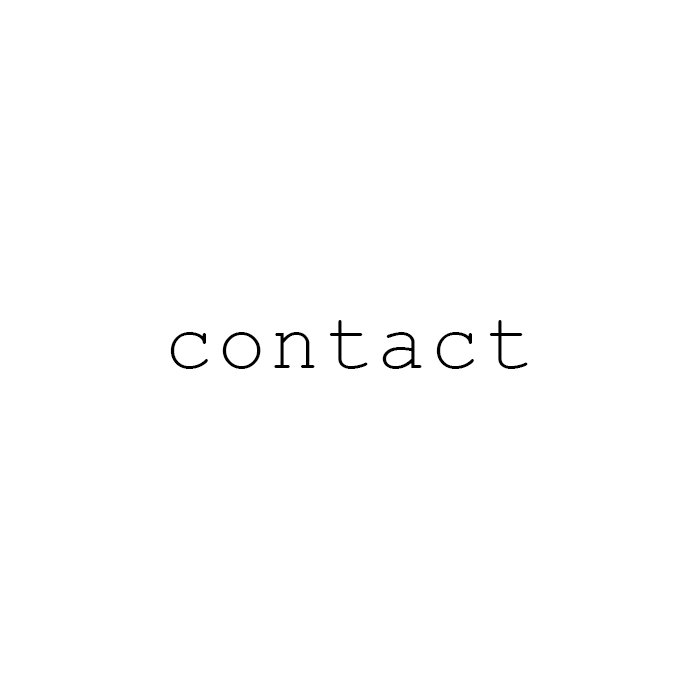
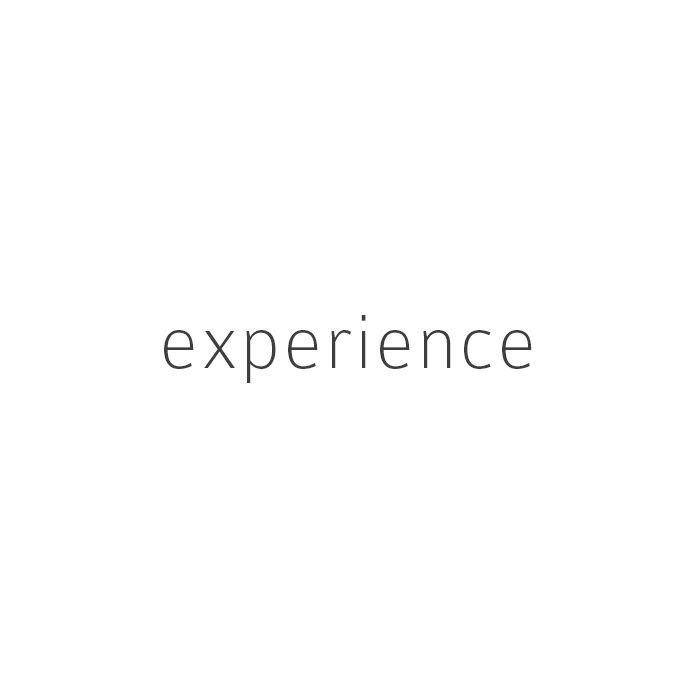
Comparing the layer stacks of the two 700 × 700 images. Changes:
renamed "contact" to "experience", painted on it over 164, 315, 532, 383
